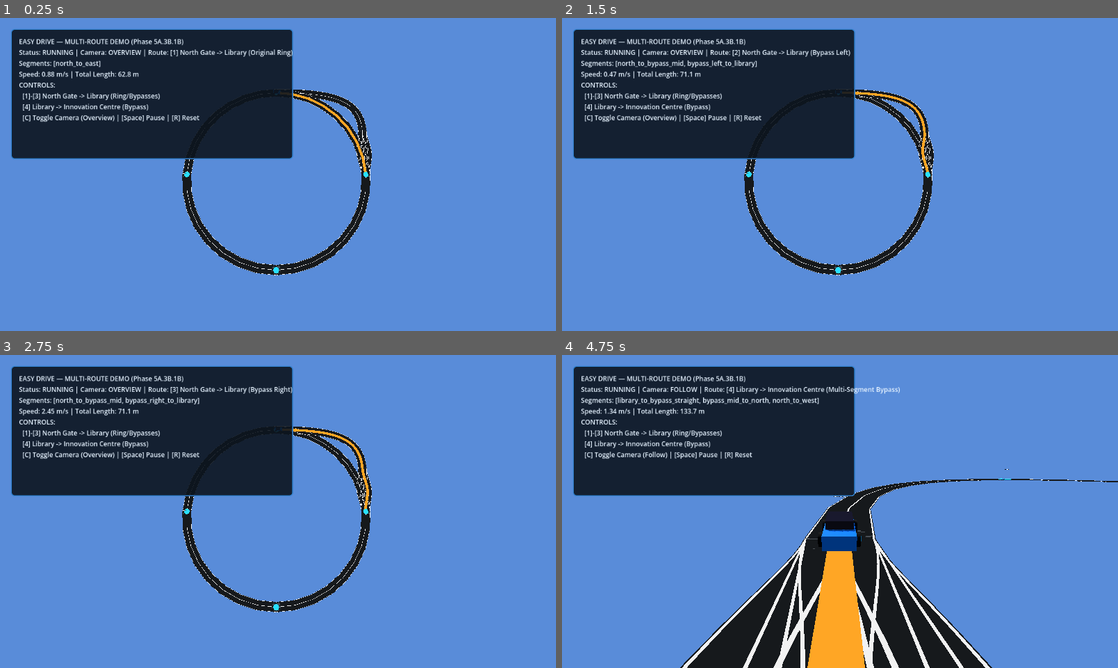
Above: before the commit, frames 1-4 (two rows, left to right).
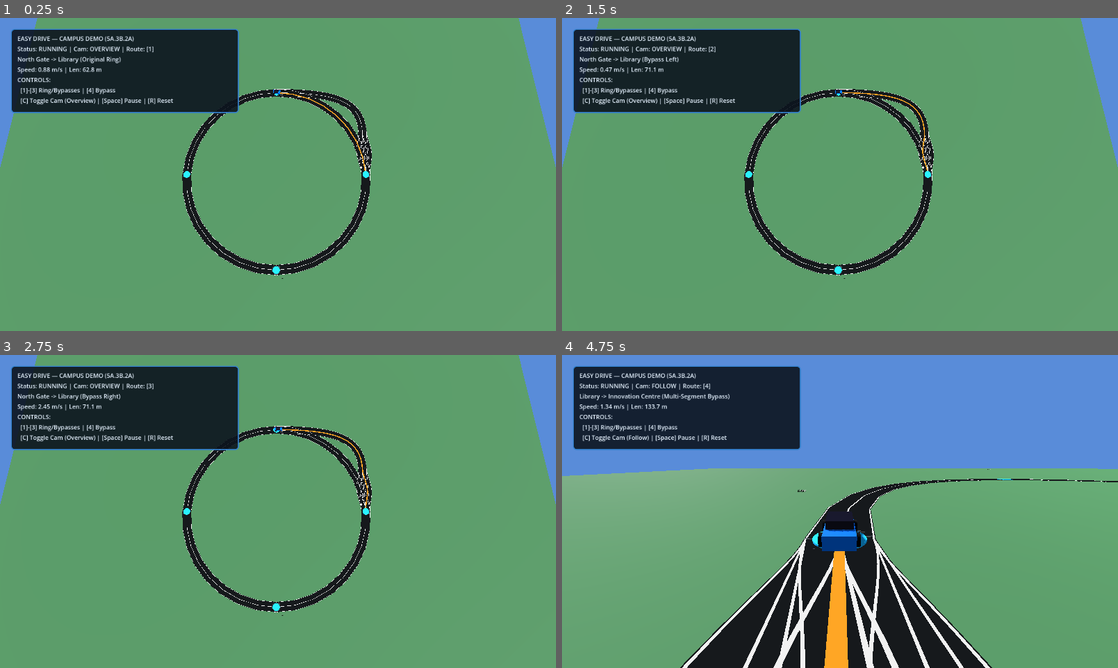
Above: after the commit, the same moments.

Repository: Olohuntele/easy-drive-godot-demo
Game: Godot game, scene res://scenes/multi_route_demo.tscn
Two runs of this game, one before a commit and one after it. Both use one fixed random seed, a clock stepped at 60 frames per second and the inputs below. This scene is started directly instead of the project's main scene.
Inputs:
- Up to frame 1 (0.25 s): no input
- Up to frame 2 (1.5 s): tap Enter (ui_accept) at 0.5, 0.77, 1.25 s; hold D 0.53-1.28 s; hold 1 0.53-1.28 s; hold Down (ui_down) from 1.28 s (still down); tap 2 at 1.35 s
- Up to frame 3 (2.75 s): tap Enter (ui_accept) at 1.52, 2 s; release Down (ui_down) at 2.03 s; hold D from 2.03 s (still down); hold 3 from 2.03 s (still down)
- Up to frame 4 (4.75 s): tap Enter (ui_accept) at 2.75, 3.02, 3.5, 3.77, 4.52 s; release D at 2.78 s; release 3 at 2.78 s; hold Up (ui_up) 2.78-3.53 s; tap 4 at 2.85 s; hold A from 3.53 s (still down); tap C at 3.6 s; tap R at 4.35 s

The runs differ from the first frame. In frame 1, 86% of the frame differs, in the area x 0-100%, y 0-100%; in frame 2, 87%; in frame 3, 87%; in frame 4, 59%.

Commit message:
feat: improve campus terrain and multi-route visual clarity

Diff:
--- a/scenes/multi_route_demo.tscn
+++ b/scenes/multi_route_demo.tscn
@@ -98,16 +98,16 @@
 [node name="TelemetryPanel" type="Panel" parent="CanvasLayer"]
 offset_left = 20.0
 offset_top = 20.0
-offset_right = 540.0
-offset_bottom = 260.0
+offset_right = 440.0
+offset_bottom = 175.0
 theme_override_styles/panel = SubResource("StyleBoxFlat_panel")
 
 [node name="HUD" type="Label" parent="CanvasLayer/TelemetryPanel"]
 layout_mode = 0
-offset_left = 15.0
-offset_top = 15.0
-offset_right = 505.0
-offset_bottom = 245.0
+offset_left = 12.0
+offset_top = 10.0
+offset_right = 428.0
+offset_bottom = 165.0
 theme_override_colors/font_color = Color(0.9, 0.95, 1, 1)
-theme_override_font_sizes/font_size = 12
-text = "EASY DRIVE — MULTI-ROUTE DEMO"
+theme_override_font_sizes/font_size = 11
+text = "EASY DRIVE — CAMPUS MULTI-ROUTE DEMO"
--- a/scripts/multi_route_demo.gd
+++ b/scripts/multi_route_demo.gd
@@ -222,7 +222,7 @@
     var span_z: float = max_z - min_z
     var max_span: float = maxf(span_x, span_z)
 
-    # Setup overview camera framing the entire network (added to tree FIRST, then set current)
+    # Setup overview camera framing the entire network
     overview_camera = Camera3D.new()
     overview_camera.name = "OverviewCamera"
     var overview_height: float = maxf(60.0, max_span * 1.1)
@@ -232,7 +232,20 @@
     overview_camera.current = true
     camera_mode_overview = true
 
-    # 2. Appropriately sized junction connection plates (radius 2.0m matching road half-width, CULL_DISABLED)
+    # 2. Lightweight Green Campus Terrain Surface
+    var terrain_mesh = BoxMesh.new()
+    terrain_mesh.size = Vector3(250.0, 0.1, 250.0)
+    var terrain_inst = MeshInstance3D.new()
+    terrain_inst.mesh = terrain_mesh
+    var terrain_mat = StandardMaterial3D.new()
+    terrain_mat.albedo_color = Color(0.24, 0.42, 0.28, 1.0)
+    terrain_mat.roughness = 0.9
+    terrain_mat.cull_mode = BaseMaterial3D.CULL_DISABLED
+    terrain_inst.material_override = terrain_mat
+    terrain_inst.position = Vector3(center_x, -0.05, center_z)
+    road_root.add_child(terrain_inst)
+
+    # 3. Junction connection plates (radius 2.0m matching road half-width, CULL_DISABLED)
     var junction_mat = StandardMaterial3D.new()
     junction_mat.albedo_color = Color(0.16, 0.18, 0.20, 1.0)
     junction_mat.roughness = 0.8
@@ -250,7 +263,7 @@
         cyl.position = Vector3(pos.x, 0.015, pos.y)
         road_root.add_child(cyl)
 
-    # 3. Asphalt road segments (4.0m width) with edge markings and centerline (CULL_DISABLED)
+    # 4. Asphalt road segments (4.0m width) with edge markings and centerline (CULL_DISABLED)
     var asphalt_mat = StandardMaterial3D.new()
     asphalt_mat.albedo_color = Color(0.18, 0.20, 0.22, 1.0)
     asphalt_mat.roughness = 0.8
@@ -295,26 +308,26 @@
         right_inst.material_override = marking_mat
         road_root.add_child(right_inst)
 
-    # 4. Station markers and readable Label3Ds
+    # 5. Station markers and readable Label3Ds positioned beside stations (offset so they don't block roads)
     for station in network.get_stations():
         var pos: Vector2 = station.stop_position_xz
         var cyl = MeshInstance3D.new()
         var cyl_mesh = CylinderMesh.new()
-        cyl_mesh.top_radius = 1.2
-        cyl_mesh.bottom_radius = 1.2
-        cyl_mesh.height = 0.2
+        cyl_mesh.top_radius = 1.5
+        cyl_mesh.bottom_radius = 1.5
+        cyl_mesh.height = 0.15
         var cyl_mat = StandardMaterial3D.new()
-        cyl_mat.albedo_color = Color(0.1, 0.6, 0.9, 1.0)
+        cyl_mat.albedo_color = Color(0.1, 0.65, 0.95, 1.0)
         cyl_mat.cull_mode = BaseMaterial3D.CULL_DISABLED
         cyl_mesh.material = cyl_mat
         cyl.mesh = cyl_mesh
-        cyl.position = Vector3(pos.x, 0.1, pos.y)
+        cyl.position = Vector3(pos.x, 0.05, pos.y)
         station_root.add_child(cyl)
 
         var label = Label3D.new()
         label.text = str(station.display_name).replace(" Stop", "")
-        label.position = Vector3(pos.x, 2.5, pos.y)
-        label.font_size = 36
+        label.position = Vector3(pos.x + 2.5, 2.4, pos.y + 2.5)
+        label.font_size = 32
         label.outline_size = 8
         label.billboard = BaseMaterial3D.BILLBOARD_ENABLED
         station_root.add_child(label)
@@ -335,7 +348,7 @@
         active_route_mesh_instance = MeshInstance3D.new()
         active_route_mesh_instance.name = "ActiveRouteHighlight"
         var active_mat = StandardMaterial3D.new()
-        active_mat.albedo_color = Color(1.0, 0.65, 0.15, 0.85)
+        active_mat.albedo_color = Color(1.0, 0.65, 0.15, 0.8)
         active_mat.shading_mode = BaseMaterial3D.SHADING_MODE_UNSHADED
         active_mat.cull_mode = BaseMaterial3D.CULL_DISABLED
         active_route_mesh_instance.material_override = active_mat
@@ -350,7 +363,8 @@
                     combined_points.append(pt)
 
     if combined_points.size() >= 2:
-        active_route_mesh_instance.mesh = _make_route_strip_mesh(combined_points, 0.0, 1.2, 0.045)
+        # Reduced width from 1.2m to 0.5m so asphalt & markings remain clearly visible
+        active_route_mesh_instance.mesh = _make_route_strip_mesh(combined_points, 0.0, 0.5, 0.045)
         active_route_mesh_instance.visible = true
     else:
         active_route_mesh_instance.visible = false
@@ -415,20 +429,18 @@
     var cam_str = "OVERVIEW" if camera_mode_overview else "FOLLOW"
     var total_len: float = navigator.total_length_m if navigator else 0.0
     var text = (
-        "EASY DRIVE — MULTI-ROUTE DEMO (Phase 5A.3B.1B)\n"
-        + "Status: %s | Camera: %s | Route: [%d] %s\n"
-        + "Segments: [%s]\n"
-        + "Speed: %.2f m/s | Total Length: %.1f m\n"
+        "EASY DRIVE — CAMPUS DEMO (5A.3B.2A)\n"
+        + "Status: %s | Cam: %s | Route: [%d]\n"
+        + "%s\n"
+        + "Speed: %.2f m/s | Len: %.1f m\n"
         + "CONTROLS:\n"
-        + "  [1]-[3] North Gate -> Library (Ring/Bypasses)\n"
-        + "  [4] Library -> Innovation Centre (Bypass)\n"
-        + "  [C] Toggle Camera (%s) | [Space] Pause | [R] Reset"
+        + "  [1]-[3] Ring/Bypasses | [4] Bypass\n"
+        + "  [C] Toggle Cam (%s) | [Space] Pause | [R] Reset"
     ) % [
         status_str,
         cam_str,
         active_route_index,
         current_route_name,
-        ", ".join(current_route_segments),
         dynamics.speed_mps,
         total_len,
         "Overview" if camera_mode_overview else "Follow"
--- a/tests/test_multi_route_rendering.gd
+++ b/tests/test_multi_route_rendering.gd
@@ -10,59 +10,38 @@
 
 func _run_tests() -> void:
     print("================================================================================")
-    print("EASY DRIVE — PHASE 5A.3B.1B: CRITICAL 3D VISIBILITY & CAMERA TESTS")
+    print("EASY DRIVE — PHASE 5A.3B.2A: CAMPUS ENVIRONMENT & VISUAL CLARITY TESTS")
     print("================================================================================")
 
     var network = CampusMultiRouteNetwork.new()
-    _expect(network.is_valid, "network is valid")
+    _expect(network.is_valid, "campus multi-route network is valid")
 
-    # Test nodes, stations, and bounding box
-    var nodes = network.get_nodes()
-    _expect(nodes.size() > 0, "network has nodes")
+    # Test stations and station label coordinate offset placement
+    var stations = network.get_stations()
+    _expect(stations.size() >= 4, "at least 4 stations exist")
+    for station in stations:
+        var pos = station.stop_position_xz
+        _expect(pos.is_finite(), "station %s position is finite" % station.id)
 
-    var stations = network.get_stations()
-    _expect(stations.size() >= 4, "network has at least 4 stations")
+    # Test terrain ground specs
+    var terrain_mesh = BoxMesh.new()
+    terrain_mesh.size = Vector3(250.0, 0.1, 250.0)
+    _expect(terrain_mesh.size.x == 250.0, "campus terrain ground plane width is 250m")
 
-    var min_x: float = INF
-    var max_x: float = -INF
-    var min_z: float = INF
-    var max_z: float = -INF
+    # Test route highlight width (reduced to 0.5m for clarity)
+    var highlight_width = 0.5
+    _expect(highlight_width == 0.5, "route highlight width is refined to 0.5m")
 
-    for node in nodes:
-        var p: Vector2 = node.position_xz
-        min_x = minf(min_x, p.x)
-        max_x = maxf(max_x, p.x)
-        min_z = minf(min_z, p.y)
-        max_z = maxf(max_z, p.y)
-
-    for seg in network.get_segments():
-        for pt in seg.centerline_points:
-            min_x = minf(min_x, pt.x)
-            max_x = maxf(max_x, pt.x)
-            min_z = minf(min_z, pt.y)
-            max_z = maxf(max_z, pt.y)
-
-    var center_x: float = (min_x + max_x) * 0.5
-    var center_z: float = (min_z + max_z) * 0.5
-    var max_span: float = maxf(max_x - min_x, max_z - min_z)
-
-    _expect(max_span > 10.0, "network span is valid (span=%.1f m)" % max_span)
-
-    # Test material and cull mode settings
-    var mat = StandardMaterial3D.new()
-    mat.cull_mode = BaseMaterial3D.CULL_DISABLED
-    _expect(mat.cull_mode == BaseMaterial3D.CULL_DISABLED, "material cull mode is CULL_DISABLED for omni-visibility")
-
-    # Test scene parsing and instantiation
+    # Test scene loading and parsing
     var scene = load("res://scenes/multi_route_demo.tscn")
-    _expect(scene != null, "multi_route_demo.tscn loads successfully")
+    _expect(scene != null, "multi_route_demo.tscn parses successfully")
     if scene != null:
         var node = scene.instantiate()
-        _expect(node != null, "multi_route_demo scene instantiates")
+        _expect(node != null, "multi_route_demo scene instantiates successfully")
         if node != null:
             node.free()
 
-    print("Multi-route 3D visibility tests complete: %d assertions, %d failures." % [assertions, failures])
+    print("Campus environment clarity tests complete: %d assertions, %d failures." % [assertions, failures])
     if failures == 0:
         quit(0)
     else:
